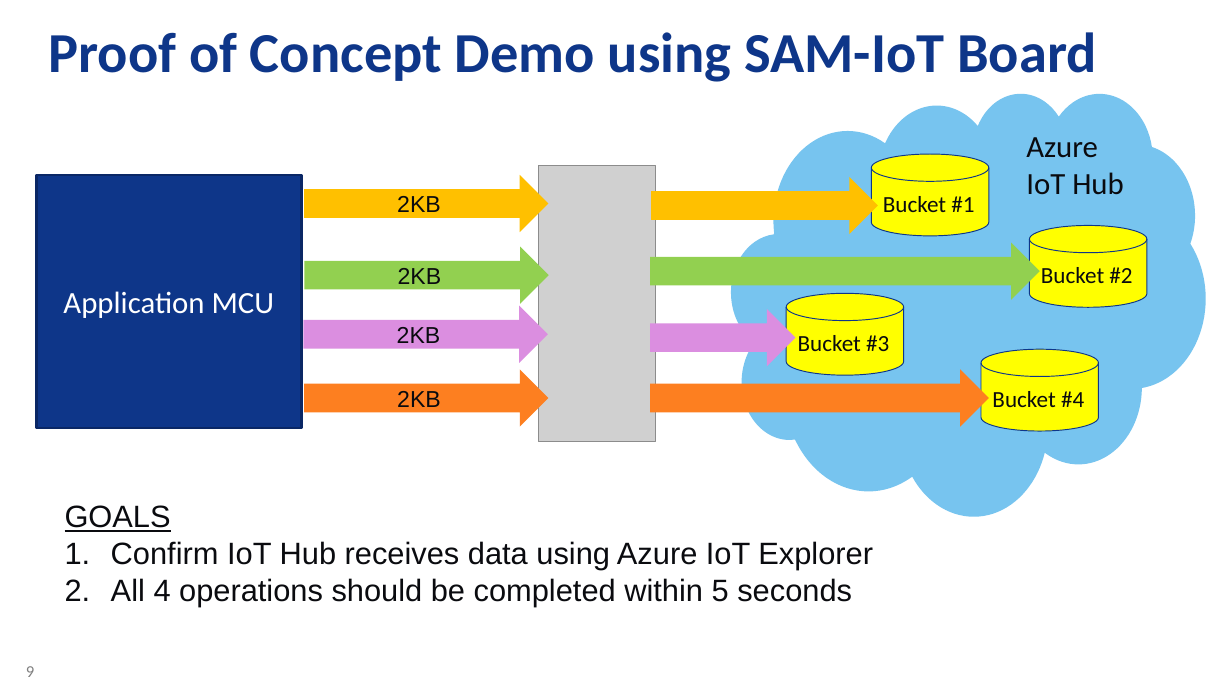
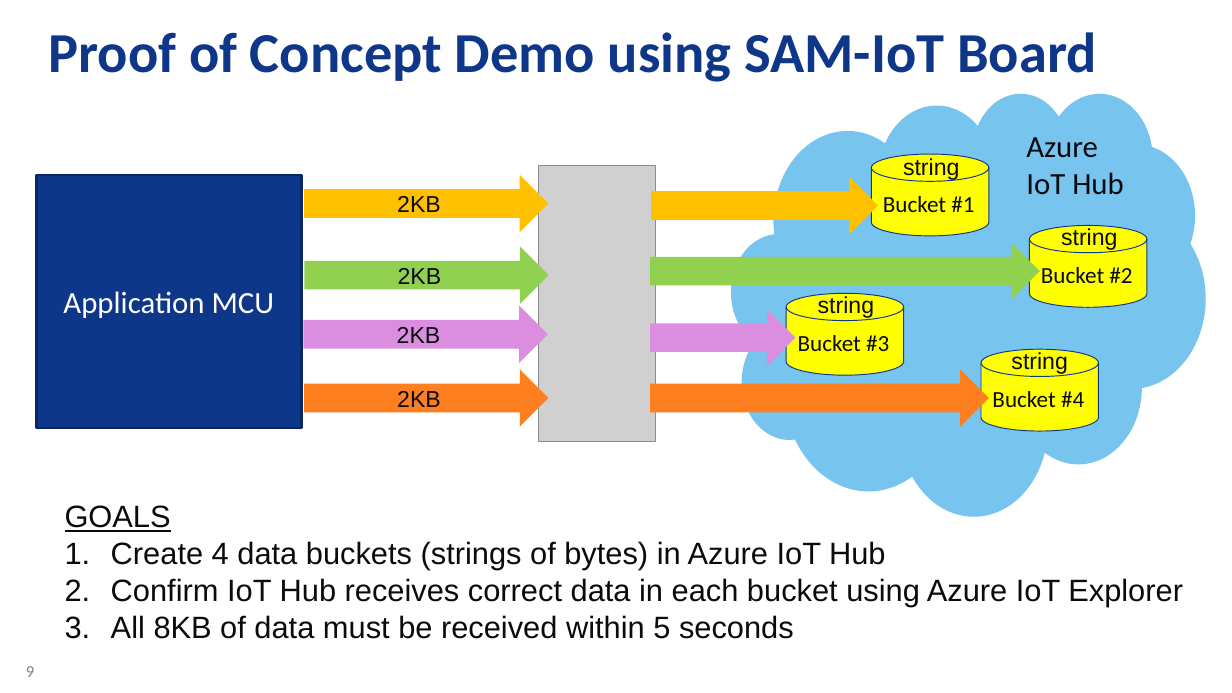
Before and after one commit to Azure-Samples/Microchip-SAM-IoT-Wx, a slide deck: slide 9 of AO-Smith-MSFT-MCHP-r6.pptx. Drawn at 1232x693 pixels with LibreOffice and Linux fonts; fonts in the diff are those of the drawing; grey boxes stand for pictures; background and template pictures are left out. Boxes give left, top, right and bottom in pixels: in the first picture for what was removed or moved away, otherwise in the second. Text is boxed around its words. In the diff, an @@ line names an element or a change of style, - is before the commit and + after.

```diff
--- a/AO-Smith-MSFT-MCHP-r6.pptx
+++ b/AO-Smith-MSFT-MCHP-r6.pptx
@@ text added at (903,156,959,180), 18 pt, text #0A0B0F @@
+string
@@ text added at (1061,227,1117,251), 18 pt, text #0A0B0F @@
+string
@@ text added at (818,295,874,319), 18 pt, text #0A0B0F @@
+string
@@ text added at (1011,351,1067,375), 18 pt, text #0A0B0F @@
+string
@@ text at (111,541,1183,639): text changed @@
-1. Confirm IoT Hub receives data using Azure IoT Explorer
-2. All 4 operations should be completed within 5 seconds
+1. Create 4 data buckets (strings of bytes) in Azure IoT Hub
+2. Confirm IoT Hub receives correct data in each bucket using Azure IoT Explorer
+3. All 8KB of data must be received within 5 seconds
```
Also in this commit, not shown: 1 other slide changed, 1 other file.
